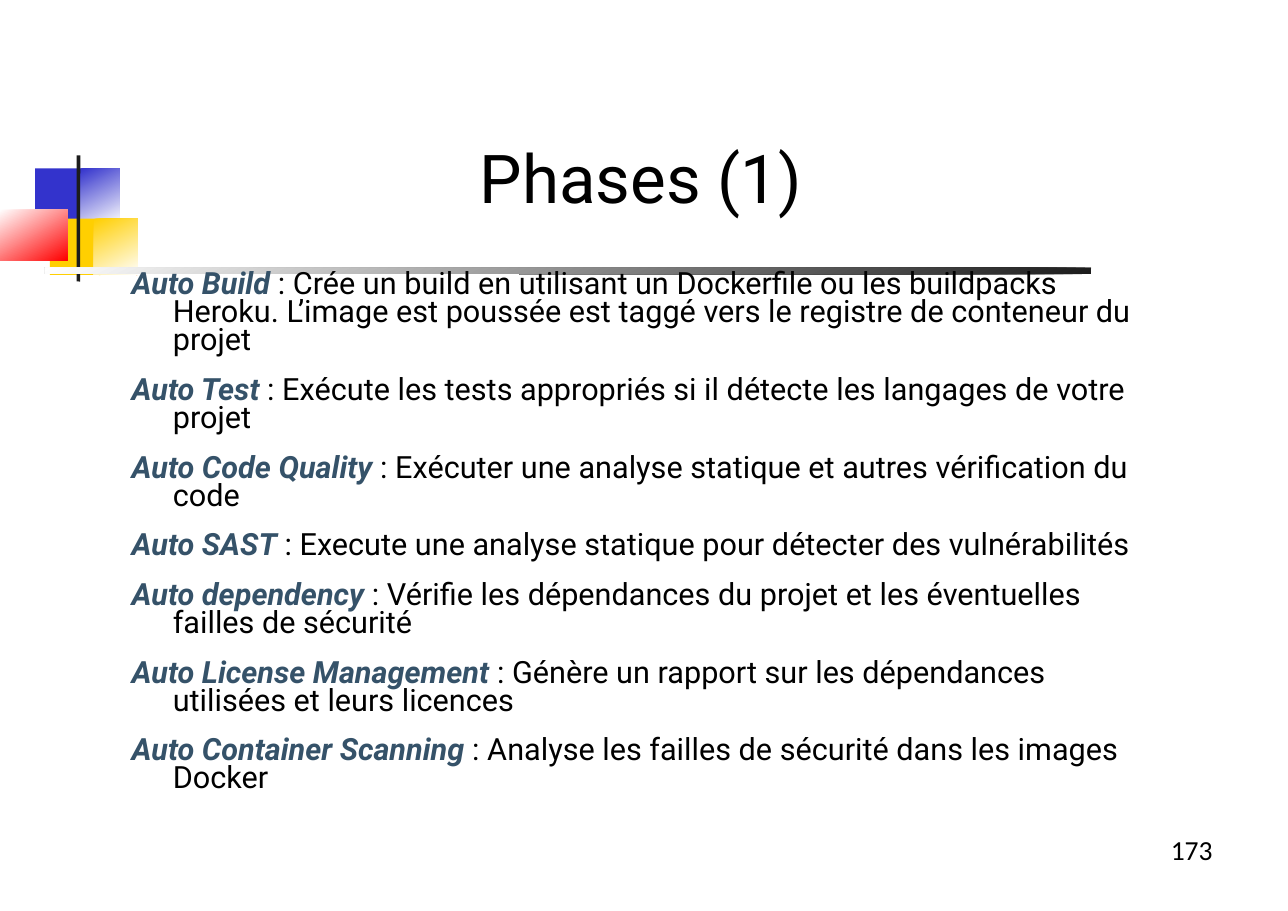
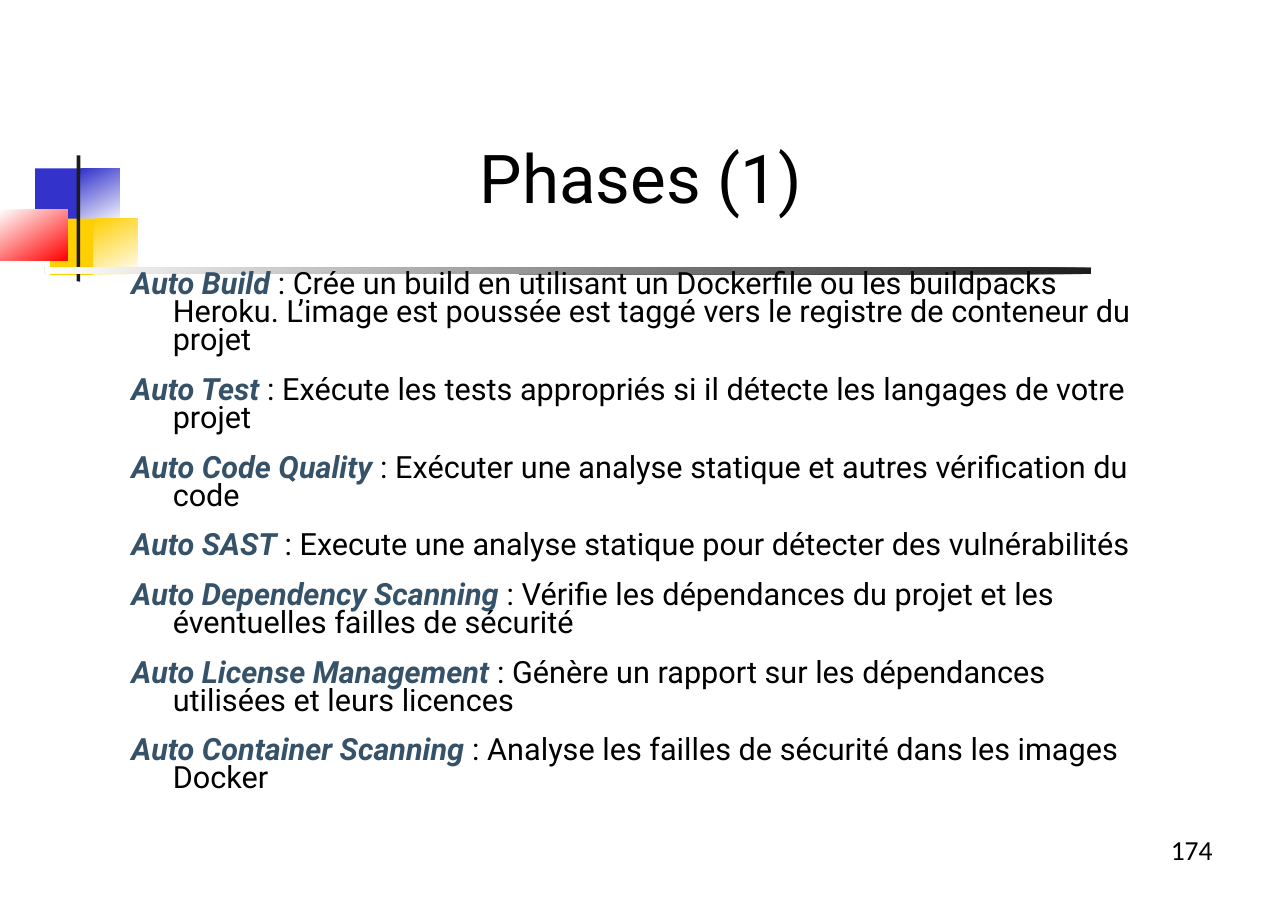
Before and after one commit to dthibau/gitlab, a slide deck: slide 174 of Gitlab.odp (slide 173 before the commit). Drawn at 1288x911 pixels with LibreOffice and Linux fonts; fonts in the diff are those of the drawing. Boxes give left, top, right and bottom in pixels: in the first picture for what was removed or moved away, otherwise in the second. Text is boxed around its words. In the diff, an @@ line names an element or a change of style, - is before the commit and + after.

```diff
--- a/Gitlab.odp
+++ b/Gitlab.odp
@@ text at (131, 581, 1053, 634): text changed @@
-Auto dependency : Vérifie les dépendances du projet et les éventuelles failles de sécurité
+Auto Dependency Scanning : Vérifie les dépendances du projet et les éventuelles failles de sécurité
@@ page number at (1171, 842, 1213, 860): text changed @@
-173
+174
```
Also in this commit, not shown: 22 other slides changed, 2 slides added, 65 slides removed, 1 other file.
